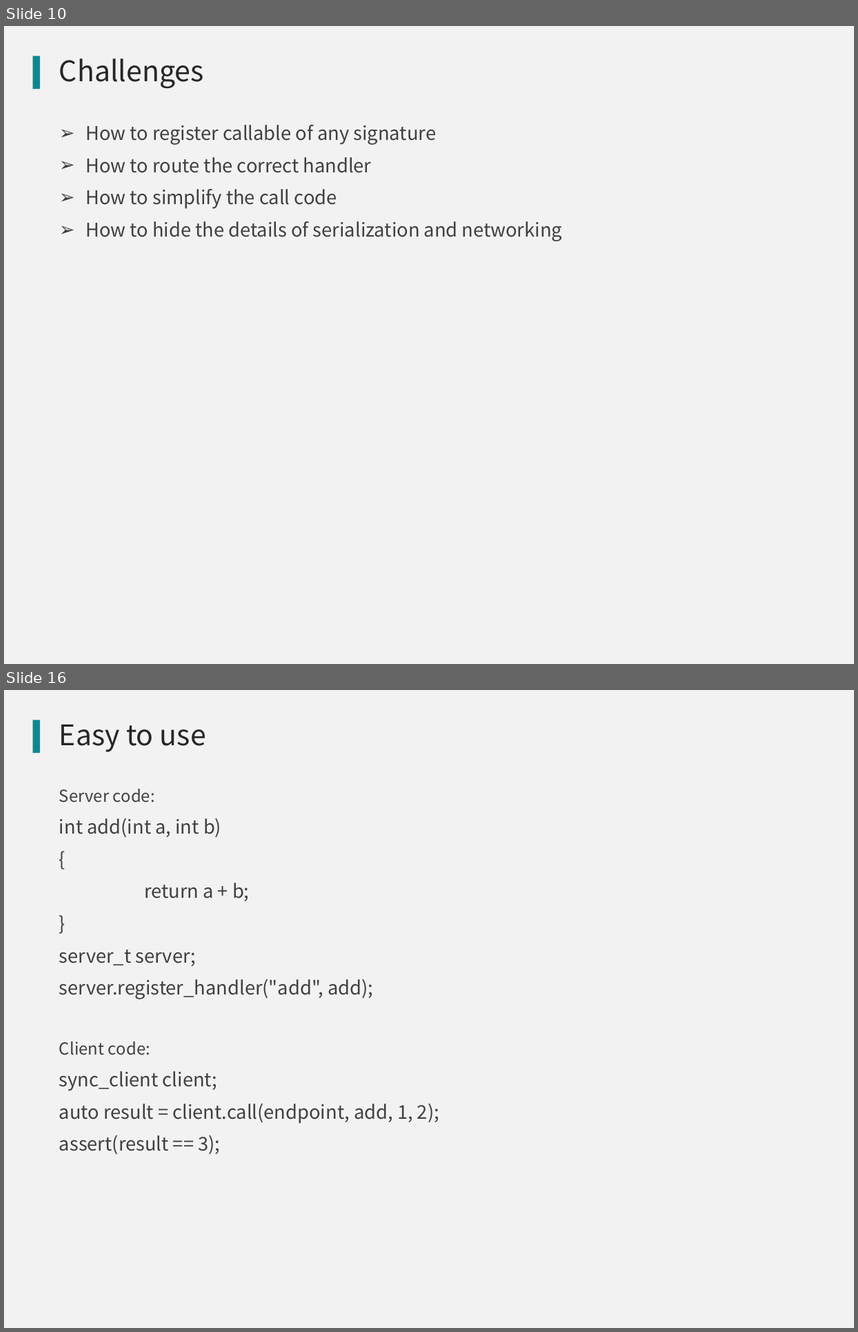
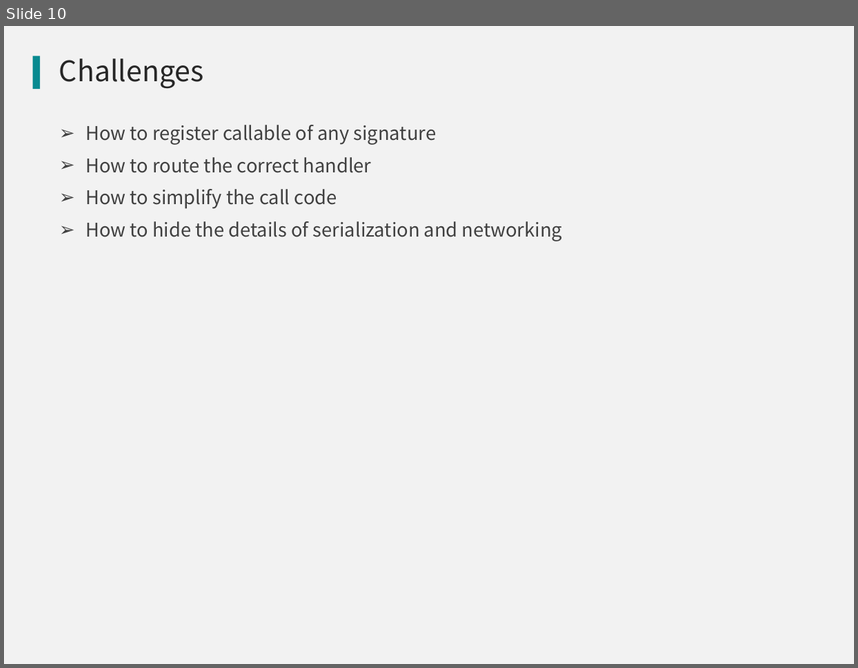
Before and after one commit to qicosmos/cppnow2017-ppt, a slide deck: An easy to use RPC framework implemented by c++11 and c++14.pptx. Shown one above the other, each under a label of ours: slides 10 and 16 before the commit, slide 10 after it; the slides between them are not shown. The pictures are 858x1332 and 858x668 pixels, drawn with LibreOffice and Linux fonts; fonts in the diff are those of the drawing; background and template pictures are left out. Boxes give left, top, right and bottom in pixels: in the first picture for what was removed or moved away, otherwise in the second. Text is boxed around its words. In the diff, an @@ line names an element or a change of style, - is before the commit and + after.

```diff
--- a/An easy to use RPC framework implemented by c++11 and c++14.pptx
+++ b/An easy to use RPC framework implemented by c++11 and c++14.pptx
@@ slide 16 removed at [4,690,854,1328], background #F2F2F2; not listed: 1 template element that a slide beside it also shows @@
@@ title removed at [59,724,206,752] @@
-Easy to use
@@ text removed at [59,789,439,1154] @@
-Server code:
-int add(int a, int b)
-{
-return a + b;
-}
-server_t server;
-server.register_handler("add", add);
-Client code:
-sync_client client;
-auto result = client.call(endpoint, add, 1, 2);
-assert(result == 3);
```
Also in this commit, not shown: 6 slides changed, 26 other slides removed, 2 other files.
